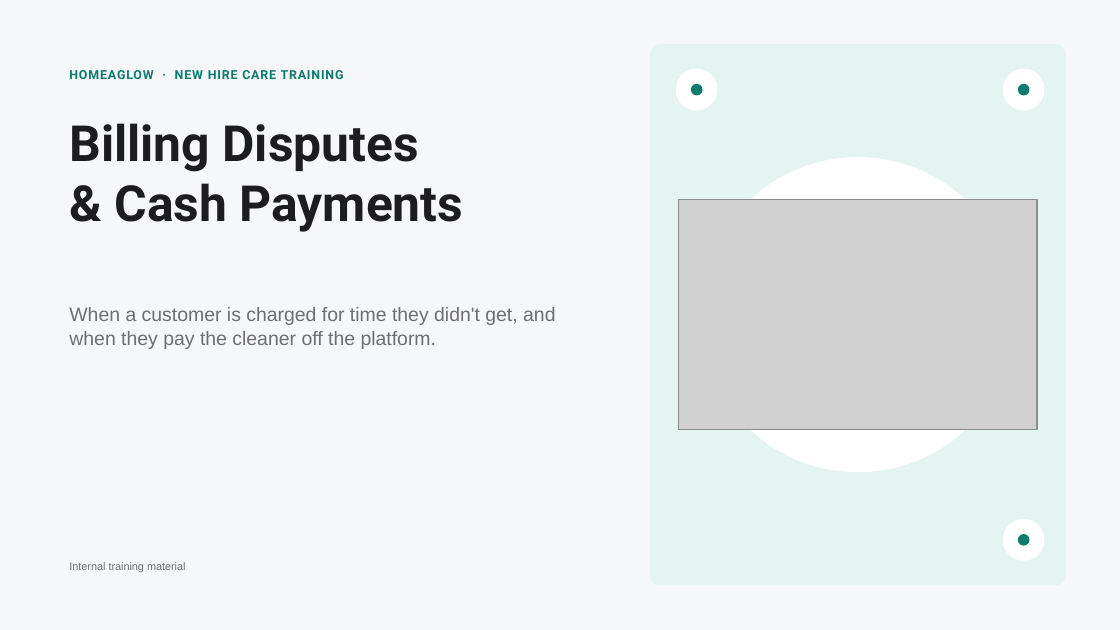
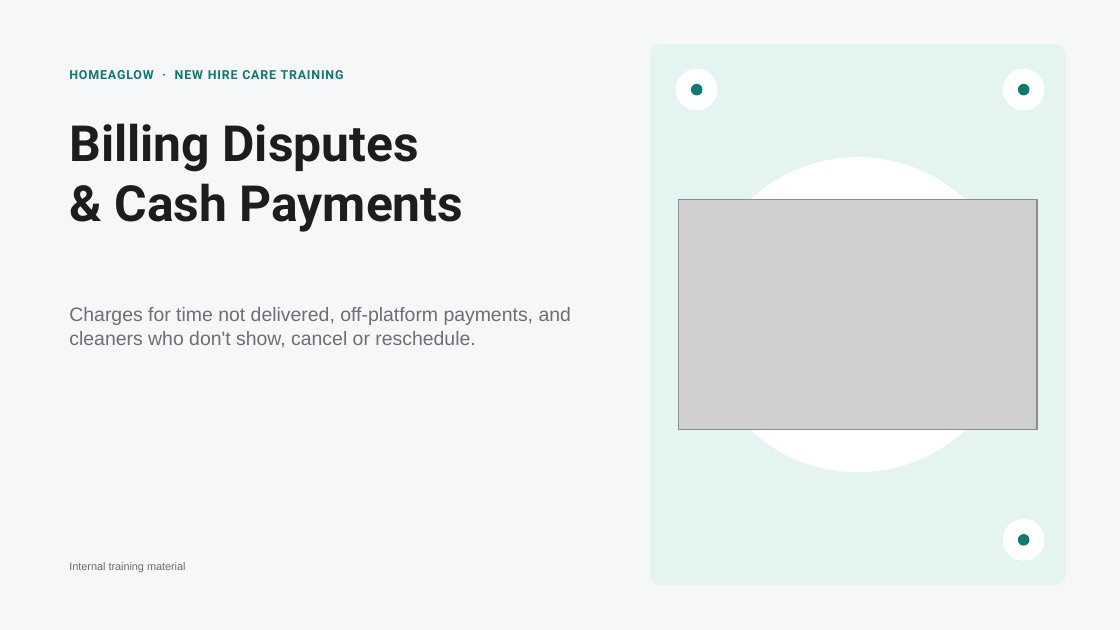
Before and after one commit to anjulimichelle/training, a slide deck: slide 1 of billing-disputes/billing-disputes-cash-payments.pptx. Drawn at 1120x630 pixels with LibreOffice and Linux fonts; fonts in the diff are those of the drawing; grey boxes stand for pictures. Boxes give left, top, right and bottom in pixels: in the first picture for what was removed or moved away, otherwise in the second. Text is boxed around its words. In the diff, an @@ line names an element or a change of style, - is before the commit and + after.

```diff
--- a/billing-disputes/billing-disputes-cash-payments.pptx
+++ b/billing-disputes/billing-disputes-cash-payments.pptx
@@ text at bbox=[69, 307, 571, 348]: text changed @@
-When a customer is charged for time they didn't get, and when they pay the cleaner off the platform.
+Charges for time not delivered, off-platform payments, and cleaners who don't show, cancel or reschedule.
```
Also in this commit, not shown: 5 other slides changed, 22 slides added, 4 other files.
